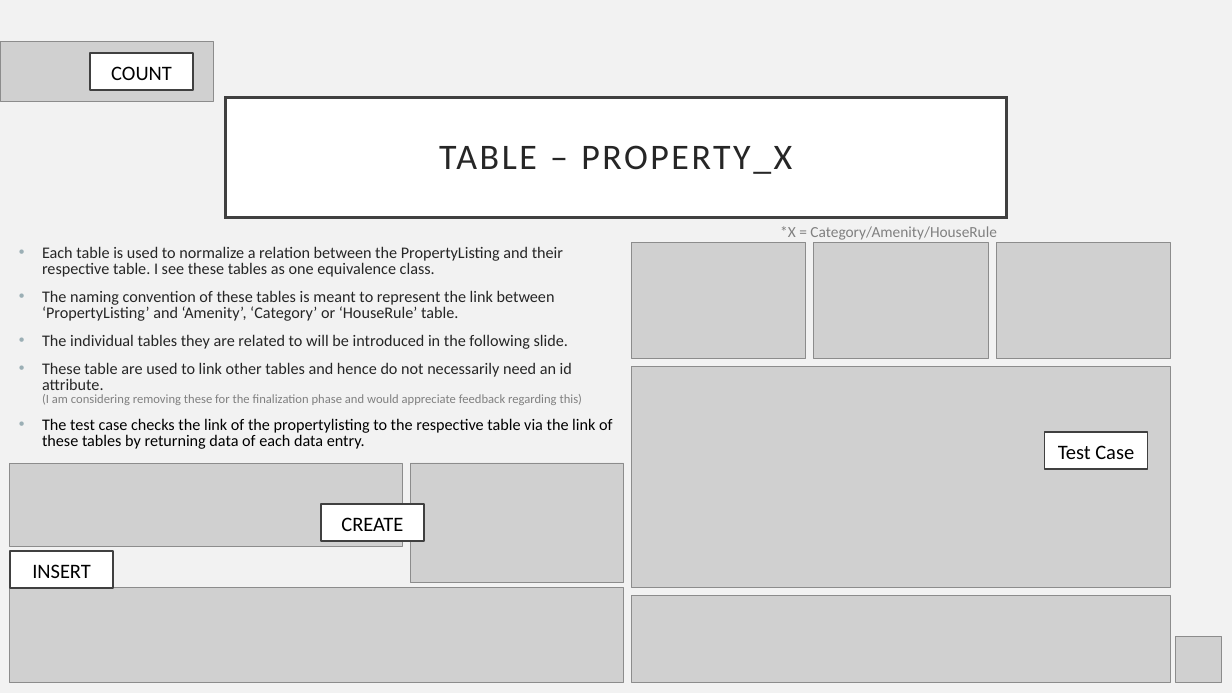
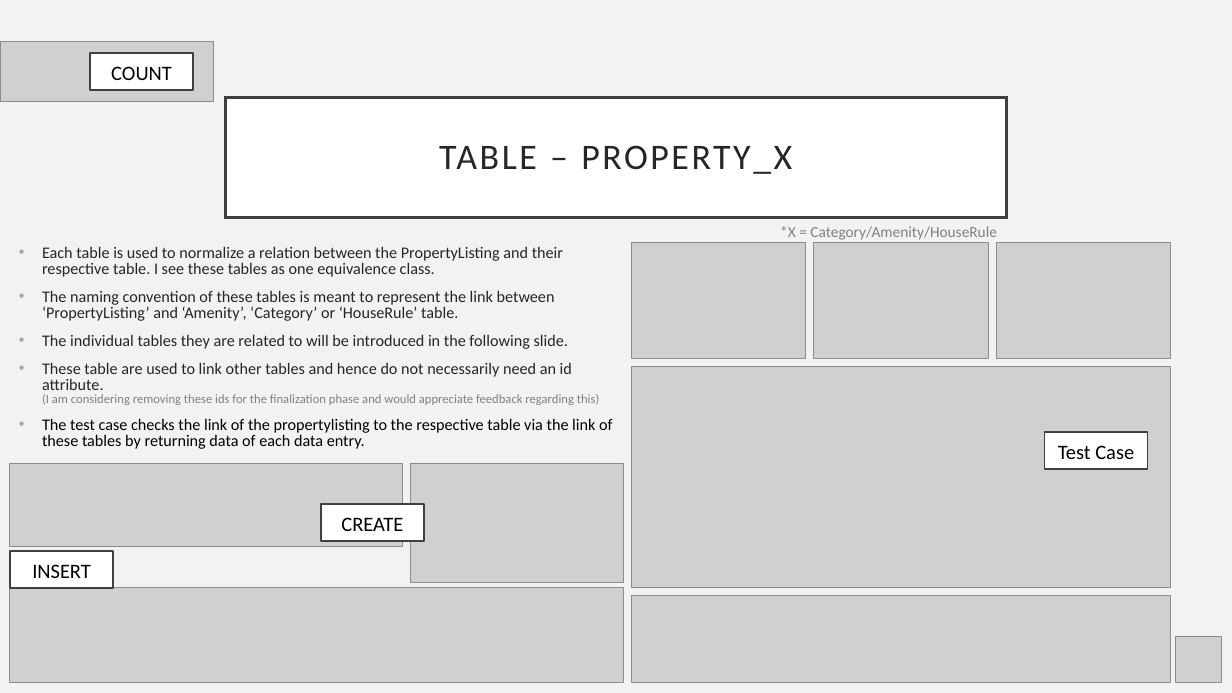
Before and after one commit to LeftEmpty/AirBnB_DBMS_Imitation, a slide deck: slide 22 of phase_2/phase_2_db_presentation.pptx. Drawn at 1232x693 pixels with LibreOffice and Linux fonts; fonts in the diff are those of the drawing; grey boxes stand for pictures. Boxes give left, top, right and bottom in pixels: in the first picture for what was removed or moved away, otherwise in the second. Text is boxed around its words. In the diff, an @@ line names an element or a change of style, - is before the commit and + after.

```diff
--- a/phase_2/phase_2_db_presentation.pptx
+++ b/phase_2/phase_2_db_presentation.pptx
@@ text at (42,362,599,405): text changed @@
-• These table are used to link other tables and hence do not necessarily need an id attribute.
-  (I am considering removing these for the finalization phase and would appreciate feedback regarding this)
+• These table are used to link other tables and hence do not necessarily need an id attribute.
+  (I am considering removing these ids for the finalization phase and would appreciate feedback regarding this)
```
Also in this commit, not shown: 23 other slides changed, 11 other files.
